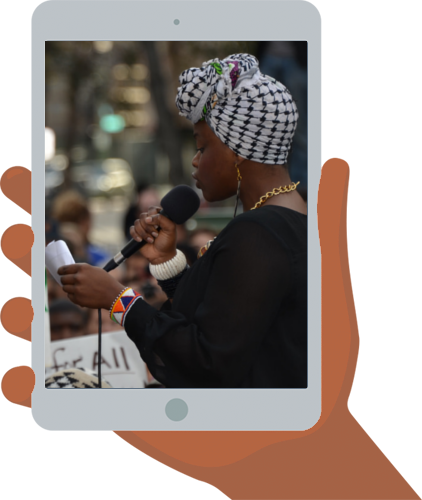
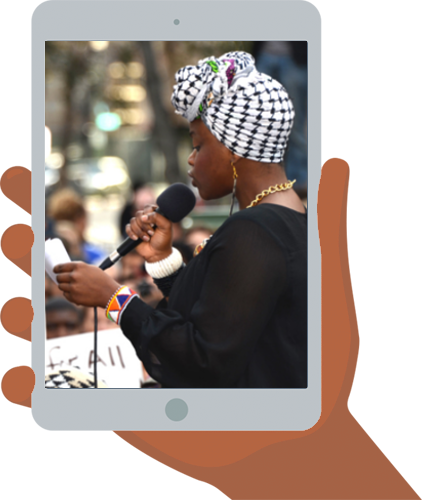
Layer changes from the first 422×500 image to the second:
added layer "Pasted Layer #1" above "Pasted Layer" over [45,41,307,388]
